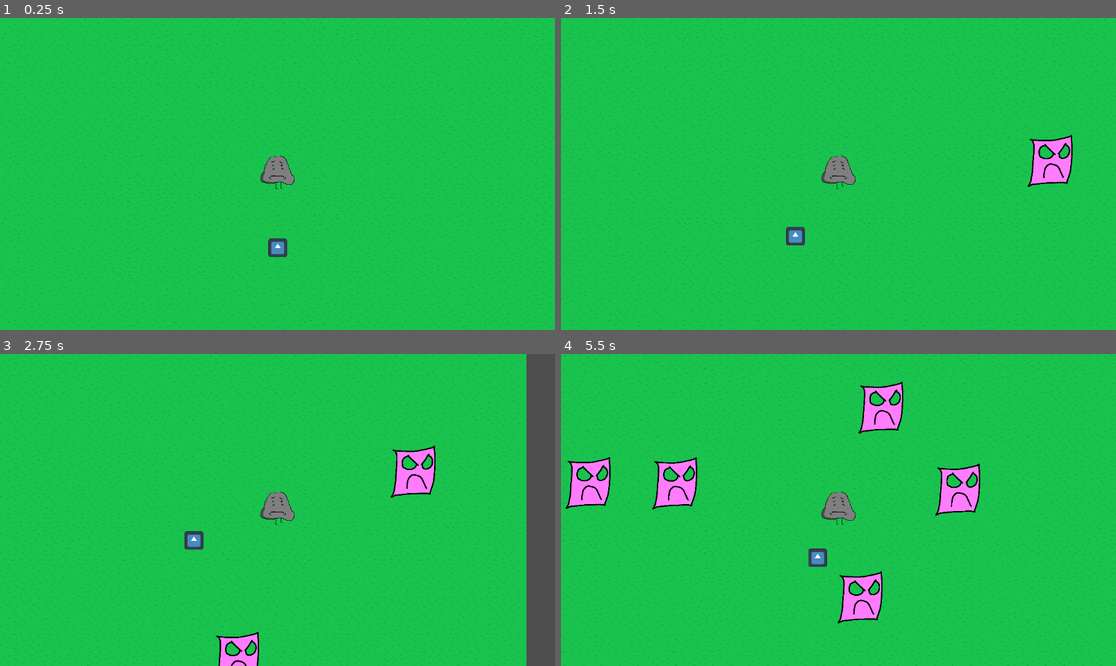
Above: before the commit, frames 1-4 (two rows, left to right).
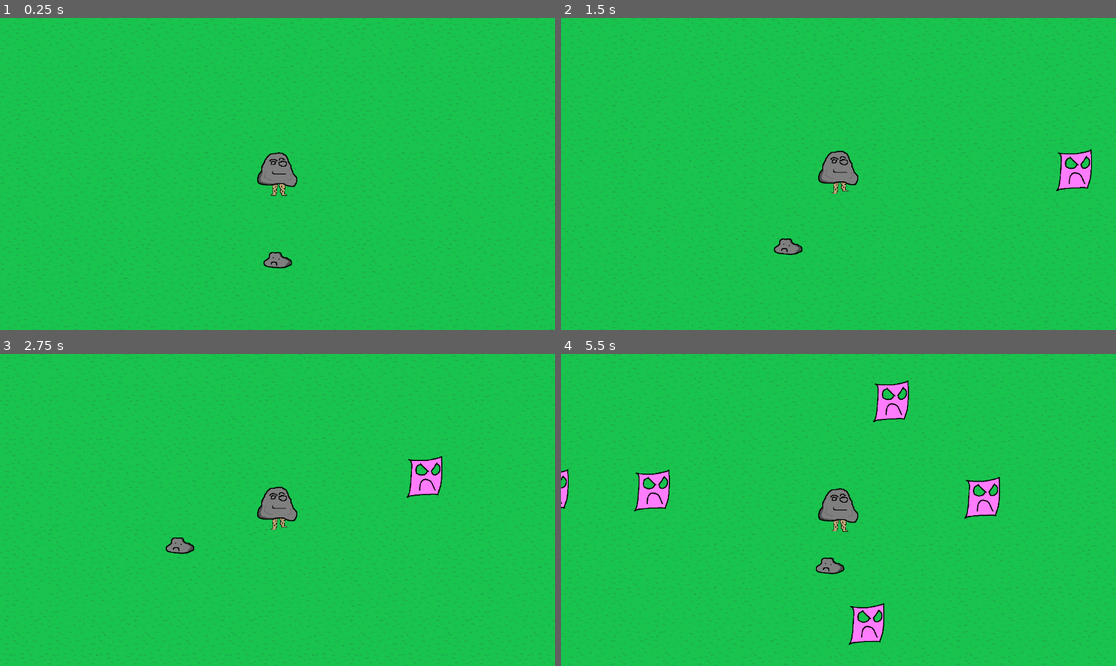
Above: after the commit, the same moments.

Repository: Groidling/Tiny-Game-RPS
Game: Godot game, scene res://Main/Main.tscn
Two runs of this game, one before a commit and one after it. Both use one fixed random seed, a clock stepped at 60 frames per second and the inputs below. The engine's default icon, where the game draws it, is replaced by a stand-in: a white triangle on a blue panel in a dark square.
Inputs:
- Up to frame 1 (0.25 s): no input
- Up to frame 2 (1.5 s): tap Enter at 0.5 s; hold Right (right) 0.53-1.28 s; hold Down (down) from 1.28 s (still down)
- Up to frame 3 (2.75 s): release Down (down) at 2.03 s; hold Right (right) from 2.03 s (still down)
- Up to frame 4 (5.5 s): release Right (right) at 2.78 s; hold Up (up) 2.78-3.53 s; hold Left (left) 3.53-5.03 s; hold Down (down) from 5.03 s (still down)

The runs differ from the first frame. In frame 1, 4.7% of the frame differs, in the area x 0-100%, y 0-100%; in frame 2, 5.9%; in frame 3, 11%; in frame 4, 10%.

Commit message:
did sprite work
- changed parts of character
- animated rock walking
- made no legs rock object

Diff:
--- a/Character/Rock.tscn
+++ b/Character/Rock.tscn
@@ -1,20 +1,20 @@
-[gd_scene load_steps=9 format=3 uid="uid://4ska7tq8a0x4"]
+[gd_scene load_steps=11 format=3 uid="uid://4ska7tq8a0x4"]
 
 [ext_resource type="Script" uid="uid://d02n2esl34cog" path="res://Character/rock.gd" id="1_abyt7"]
-[ext_resource type="Texture2D" uid="uid://p2c6vvbtknct" path="res://Character/Left Leg.png" id="2_5fu52"]
-[ext_resource type="Texture2D" uid="uid://bcbtm5qk8b1ww" path="res://Character/Right Leg.png" id="3_gy6y1"]
-[ext_resource type="Texture2D" uid="uid://ci1syfxhb2dlu" path="res://Character/Alt Rock Faces/Rock Face Alt 1.png" id="4_5fu52"]
+[ext_resource type="Texture2D" uid="uid://ctlougolf1eca" path="res://Character/Rock Legs/Muscle Legs/Left Muscle Leg.png" id="2_gy6y1"]
+[ext_resource type="Texture2D" uid="uid://djkxw2vki5suo" path="res://Character/Rock Legs/Muscle Legs/Right Muscle Leg.png" id="3_n8yrp"]
+[ext_resource type="Texture2D" uid="uid://dei643s18cmv1" path="res://Character/Rock Bodies/Grey Rock Body.png" id="4_gy6y1"]
+[ext_resource type="Texture2D" uid="uid://xq4eb3a8sa2s" path="res://Character/Rock Faces/Rock Face Alt 0.png" id="5_gy6y1"]
 
-[sub_resource type="CapsuleShape2D" id="CapsuleShape2D_5fu52"]
-radius = 78.0
-height = 156.0
+[sub_resource type="Animation" id="Animation_5fu52"]
+resource_name = "New Walk"
 
 [sub_resource type="Animation" id="Animation_v8vsl"]
 length = 0.001
 tracks/0/type = "value"
 tracks/0/imported = false
 tracks/0/enabled = true
-tracks/0/path = NodePath("Right_Leg:position")
+tracks/0/path = NodePath("Right_Leg_sprite:position")
 tracks/0/interp = 1
 tracks/0/loop_wrap = true
 tracks/0/keys = {
@@ -26,7 +26,7 @@
 tracks/1/type = "value"
 tracks/1/imported = false
 tracks/1/enabled = true
-tracks/1/path = NodePath("Left_Leg:position")
+tracks/1/path = NodePath("Left_Leg_sprite:position")
 tracks/1/interp = 1
 tracks/1/loop_wrap = true
 tracks/1/keys = {
@@ -34,6 +34,30 @@
 "transitions": PackedFloat32Array(1),
 "update": 0,
 "values": [Vector2(0, 0)]
+}
+tracks/2/type = "value"
+tracks/2/imported = false
+tracks/2/enabled = true
+tracks/2/path = NodePath("Rock_Body_Sprite:position")
+tracks/2/interp = 1
+tracks/2/loop_wrap = true
+tracks/2/keys = {
+"times": PackedFloat32Array(0),
+"transitions": PackedFloat32Array(1),
+"update": 0,
+"values": [Vector2(0, -26)]
+}
+tracks/3/type = "value"
+tracks/3/imported = false
+tracks/3/enabled = true
+tracks/3/path = NodePath("Rock_Face_Sprite:position")
+tracks/3/interp = 1
+tracks/3/loop_wrap = true
+tracks/3/keys = {
+"times": PackedFloat32Array(0),
+"transitions": PackedFloat32Array(1),
+"update": 0,
+"values": [Vector2(0, -24)]
 }
 
 [sub_resource type="Animation" id="Animation_n8yrp"]
@@ -43,55 +67,68 @@
 tracks/0/type = "value"
 tracks/0/imported = false
 tracks/0/enabled = true
-tracks/0/path = NodePath("Left_Leg:position")
+tracks/0/path = NodePath("Left_Leg_sprite:position")
 tracks/0/interp = 1
 tracks/0/loop_wrap = true
 tracks/0/keys = {
-"times": PackedFloat32Array(0.2, 0.3, 0.4),
-"transitions": PackedFloat32Array(1.28311e-05, 1e-05, 6.10352e-05),
+"times": PackedFloat32Array(0, 0.0997802, 0.2, 0.3),
+"transitions": PackedFloat32Array(0.225, 0.225, 0.225, 0.225),
 "update": 0,
-"values": [Vector2(0, 0), Vector2(0, -17), Vector2(0, -1.05512)]
+"values": [Vector2(0, 0), Vector2(0, -10), Vector2(0, 0), Vector2(0, -25)]
 }
 tracks/1/type = "value"
 tracks/1/imported = false
 tracks/1/enabled = true
-tracks/1/path = NodePath("Right_Leg:position")
+tracks/1/path = NodePath("Right_Leg_sprite:position")
 tracks/1/interp = 1
 tracks/1/loop_wrap = true
 tracks/1/keys = {
-"times": PackedFloat32Array(0, 0.1, 0.2),
-"transitions": PackedFloat32Array(1.28311e-05, 1e-05, 1e-05),
+"times": PackedFloat32Array(0, 0.1, 0.2, 0.3),
+"transitions": PackedFloat32Array(0.225, 0.225, 0.225, 0.225),
 "update": 0,
-"values": [Vector2(0, 0), Vector2(0, -15), Vector2(0, -1)]
+"values": [Vector2(0, 0), Vector2(0, -25), Vector2(0, 0), Vector2(0, -10)]
 }
 tracks/2/type = "value"
 tracks/2/imported = false
 tracks/2/enabled = true
-tracks/2/path = NodePath("Sprite2D:position")
+tracks/2/path = NodePath("Rock_Body_Sprite:position")
 tracks/2/interp = 1
 tracks/2/loop_wrap = true
 tracks/2/keys = {
-"times": PackedFloat32Array(),
-"transitions": PackedFloat32Array(),
+"times": PackedFloat32Array(0, 0.1, 0.200045, 0.3),
+"transitions": PackedFloat32Array(0.225314, 0.225, 0.225, 0.225),
 "update": 0,
-"values": []
+"values": [Vector2(0, -26), Vector2(0, -36), Vector2(0, -26), Vector2(0, -36)]
+}
+tracks/3/type = "value"
+tracks/3/imported = false
+tracks/3/enabled = true
+tracks/3/path = NodePath("Rock_Face_Sprite:position")
+tracks/3/interp = 1
+tracks/3/loop_wrap = true
+tracks/3/keys = {
+"times": PackedFloat32Array(0, 0.1, 0.200045, 0.3),
+"transitions": PackedFloat32Array(0.225, 0.225, 0.225, 0.225),
+"update": 0,
+"values": [Vector2(0, -24), Vector2(0, -34), Vector2(0, -24), Vector2(0, -34)]
 }
 
 [sub_resource type="AnimationLibrary" id="AnimationLibrary_y6wf6"]
 _data = {
+&"New Walk": SubResource("Animation_5fu52"),
 &"RESET": SubResource("Animation_v8vsl"),
 &"Walk Animation": SubResource("Animation_n8yrp")
 }
 
+[sub_resource type="CapsuleShape2D" id="CapsuleShape2D_5fu52"]
+radius = 78.0
+height = 156.0
+
 [node name="Rock" type="CharacterBody2D"]
 script = ExtResource("1_abyt7")
 
-[node name="CollisionShape2D" type="CollisionShape2D" parent="."]
-position = Vector2(-1, 0)
-shape = SubResource("CapsuleShape2D_5fu52")
-
 [node name="Camera2D" type="Camera2D" parent="."]
-zoom = Vector2(0.3, 0.3)
+zoom = Vector2(0.35, 0.35)
 
 [node name="Spawner_E" type="Marker2D" parent="."]
 position = Vector2(1700, 0)
@@ -122,12 +159,20 @@
 &"": SubResource("AnimationLibrary_y6wf6")
 }
 
-[node name="Left_Leg" type="Sprite2D" parent="."]
-texture = ExtResource("2_5fu52")
+[node name="Left_Leg_sprite" type="Sprite2D" parent="."]
+texture = ExtResource("2_gy6y1")
 
-[node name="Right_Leg" type="Sprite2D" parent="."]
-texture = ExtResource("3_gy6y1")
+[node name="Right_Leg_sprite" type="Sprite2D" parent="."]
+texture = ExtResource("3_n8yrp")
 
-[node name="Sprite2D" type="Sprite2D" parent="."]
+[node name="Rock_Body_Sprite" type="Sprite2D" parent="."]
 position = Vector2(0, -26)
-texture = ExtResource("4_5fu52")
+texture = ExtResource("4_gy6y1")
+
+[node name="Rock_Face_Sprite" type="Sprite2D" parent="."]
+position = Vector2(0, -24)
+texture = ExtResource("5_gy6y1")
+
+[node name="CollisionShape2D" type="CollisionShape2D" parent="."]
+position = Vector2(-1, 0)
+shape = SubResource("CapsuleShape2D_5fu52")
--- a/Enemies/Paper Enemy.tscn
+++ b/Enemies/Paper Enemy.tscn
@@ -4,7 +4,7 @@
 [ext_resource type="Texture2D" uid="uid://bjohtlywjetx0" path="res://Enemies/Paper Enemies2.png" id="1_wpwxb"]
 
 [sub_resource type="RectangleShape2D" id="RectangleShape2D_wpwxb"]
-size = Vector2(226, 285)
+size = Vector2(149, 162.5)
 
 [node name="PaperEnemy" type="CharacterBody2D"]
 script = ExtResource("1_aox6y")
@@ -15,5 +15,5 @@
 offset = Vector2(73, -7)
 
 [node name="CollisionShape2D" type="CollisionShape2D" parent="."]
-position = Vector2(-12, -10)
+position = Vector2(-81, 58)
 shape = SubResource("RectangleShape2D_wpwxb")
--- a/Main/Main.tscn
+++ b/Main/Main.tscn
@@ -1,11 +1,8 @@
-[gd_scene load_steps=5 format=3 uid="uid://dw3vwp1jrl7kl"]
+[gd_scene load_steps=4 format=3 uid="uid://dw3vwp1jrl7kl"]
 
 [ext_resource type="PackedScene" uid="uid://bf8nto4tjwnko" path="res://Background/Background.tscn" id="1_83ytx"]
 [ext_resource type="PackedScene" uid="uid://4ska7tq8a0x4" path="res://Character/Rock.tscn" id="2_amygn"]
-[ext_resource type="Texture2D" uid="uid://b4q5dmsxf53ma" path="res://icon.svg" id="3_amygn"]
-
-[sub_resource type="RectangleShape2D" id="RectangleShape2D_ps1la"]
-size = Vector2(127, 123)
+[ext_resource type="Texture2D" uid="uid://bo3lx1e427rea" path="res://Objects/Rock Object.png" id="3_amygn"]
 
 [node name="Main" type="Node2D"]
 
@@ -16,9 +13,8 @@
 [node name="RigidBody2D" type="RigidBody2D" parent="."]
 position = Vector2(2, 511)
 
-[node name="CollisionShape2D" type="CollisionShape2D" parent="RigidBody2D"]
-position = Vector2(-0.5, -0.5)
-shape = SubResource("RectangleShape2D_ps1la")
-
 [node name="Sprite2D" type="Sprite2D" parent="RigidBody2D"]
 texture = ExtResource("3_amygn")
+
+[node name="CollisionPolygon2D" type="CollisionPolygon2D" parent="RigidBody2D"]
+polygon = PackedVector2Array(-50, -16, -71, 2, -78, 21, -67, 31, -32, 36, 6, 39, 31, 36, 59, 31, 70, 24, 72, 10, 64, 1, 45, -3, 29, -9, 22, -19, 14, -31, 11, -39, -2, -42, -20, -39, -33, -41, -40, -38, -45, -32, -48, -25)
Binary file removed: Character/Alt Rock Faces/Rock Face Alt 1.png
Not shown, removed: Character/Alt Rock Faces/Rock Face Alt 1.png.import
Binary file removed: Character/Alt Rock Faces/Rock Faces Aseprite1.png
Not shown, removed: Character/Alt Rock Faces/Rock Faces Aseprite1.png.import
Binary file removed: Character/Alt Rock Faces/Rock Faces Aseprite2.png
Not shown, removed: Character/Alt Rock Faces/Rock Faces Aseprite2.png.import
Binary file removed: Character/Alt Rock Faces/Rock Faces Aseprite3.png
Not shown, removed: Character/Alt Rock Faces/Rock Faces Aseprite3.png.import
Binary file removed: Character/Alt Rock Faces/Rock Faces Aseprite4.png
Not shown, removed: Character/Alt Rock Faces/Rock Faces Aseprite4.png.import
Binary file removed: Character/Alt Rock Faces/Rock Faces Aseprite5.png
Not shown, removed: Character/Alt Rock Faces/Rock Faces Aseprite5.png.import
(and 58 more such lines)
